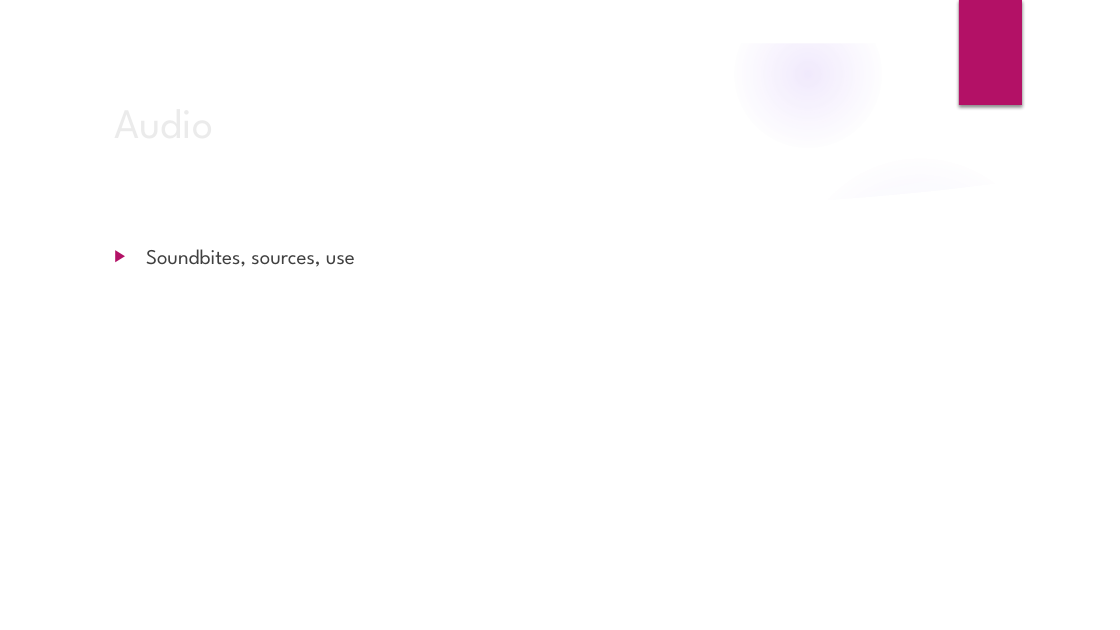
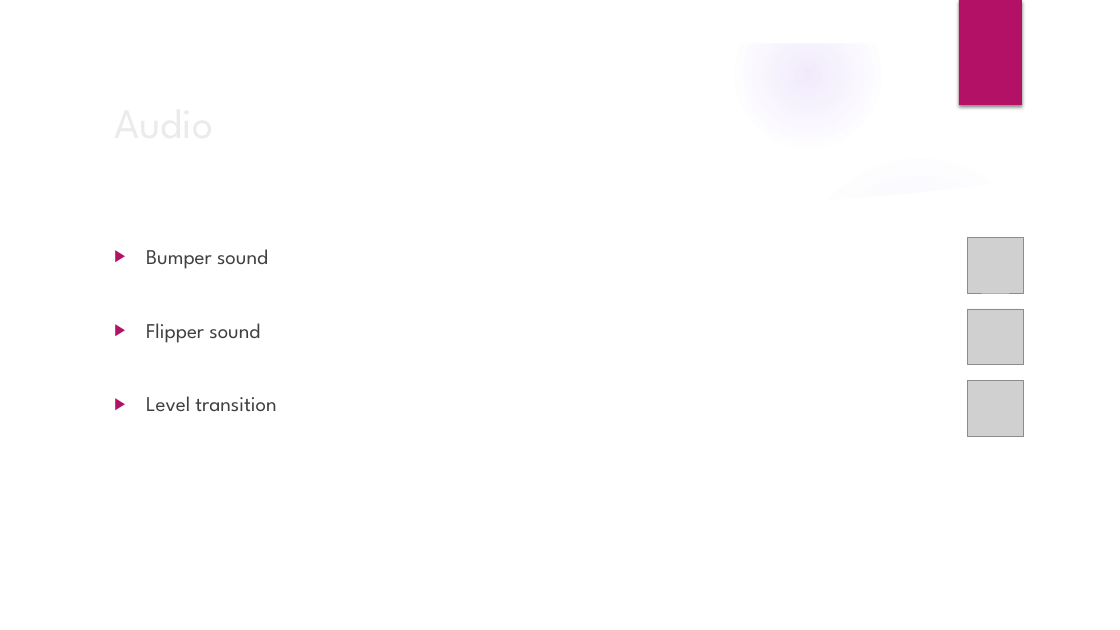
Before and after one commit to dawidK5/NinjaBall, a slide deck: slide 7 of pitchNinja Ball.pptx. Drawn at 1120x630 pixels with LibreOffice and Linux fonts; fonts in the diff are those of the drawing; grey boxes stand for pictures; background and template pictures are left out. Boxes give left, top, right and bottom in pixels: in the first picture for what was removed or moved away, otherwise in the second. Text is boxed around its words. In the diff, an @@ line names an element or a change of style, - is before the commit and + after.

```diff
--- a/pitchNinja Ball.pptx
+++ b/pitchNinja Ball.pptx
@@ picture added at bbox=[968, 237, 1024, 293] @@
@@ text at bbox=[146, 249, 276, 412]: text changed @@
-▶ Soundbites, sources, use
+▶ Bumper sound
+▶ Flipper sound
+▶ Level transition
@@ picture added at bbox=[968, 309, 1024, 365] @@
@@ picture added at bbox=[968, 381, 1024, 437] @@
```
Also in this commit, not shown: 2 other slides changed.
